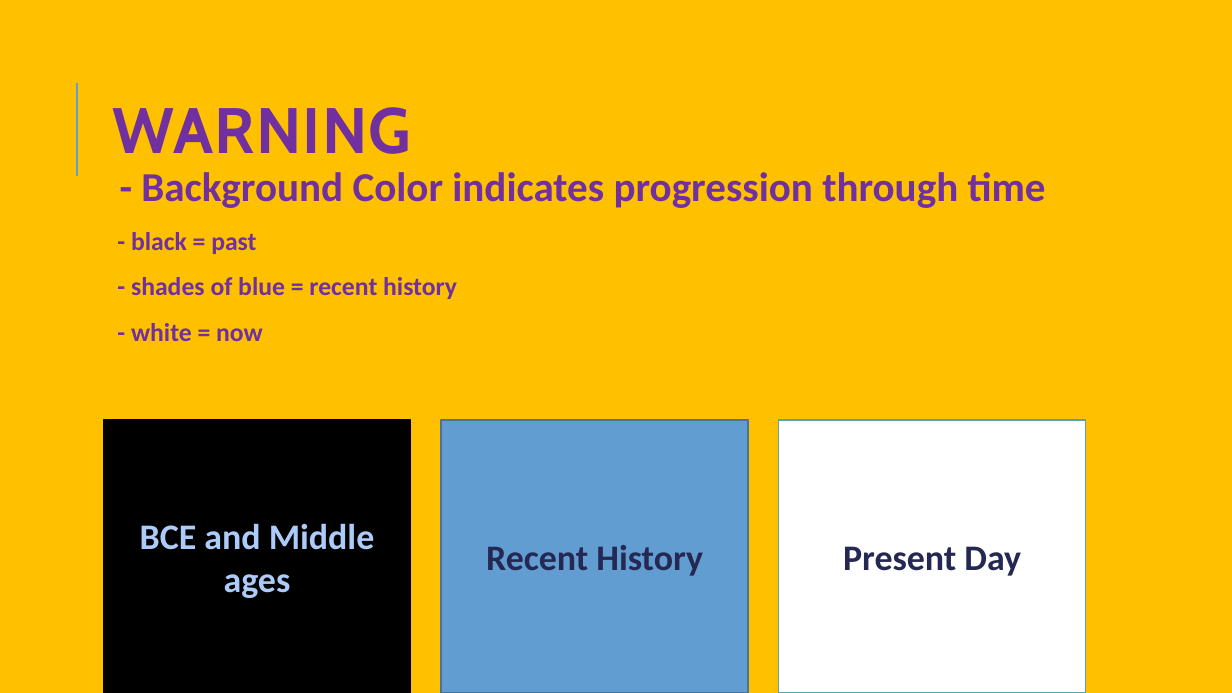
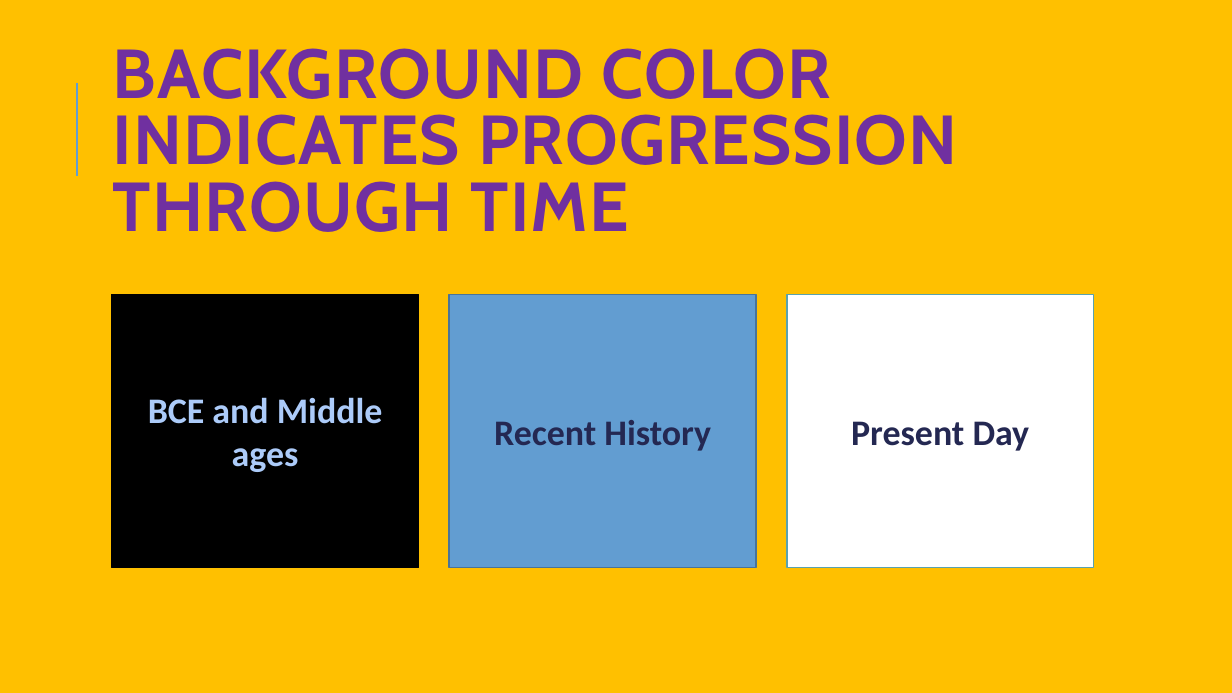
Before and after one commit to aimforbigfoot/biol5081, a slide deck: slide 4 of animalsClass/Deep History Of the field of Perception.pptx. Drawn at 1232x693 pixels with LibreOffice and Linux fonts; fonts in the diff are those of the drawing. Boxes give left, top, right and bottom in pixels: in the first picture for what was removed or moved away, otherwise in the second. Text is boxed around its words. In the diff, an @@ line names an element or a change of style, - is before the commit and + after.

```diff
--- a/animalsClass/Deep History Of the field of Perception.pptx
+++ b/animalsClass/Deep History Of the field of Perception.pptx
@@ title at [113, 48, 958, 232]: text changed; size 50 to 54 pt @@
-WARNING
+BACKGROUND COLOR INDICATES PROGRESSION THROUGH TIME
@@ text removed at [131, 172, 1046, 341] @@
-  - Background Color indicates progression through time
-  - black = past
-  - shades of blue = recent history
-  - white = now
@@ 3 rectangles: place and size @@
-3 rectangles at [104, 420, 1086, 693]
+3 rectangles at [112, 295, 1093, 568]
```
Also in this commit, not shown: 4 other slides changed, 1 slide added, 3 slides removed.
